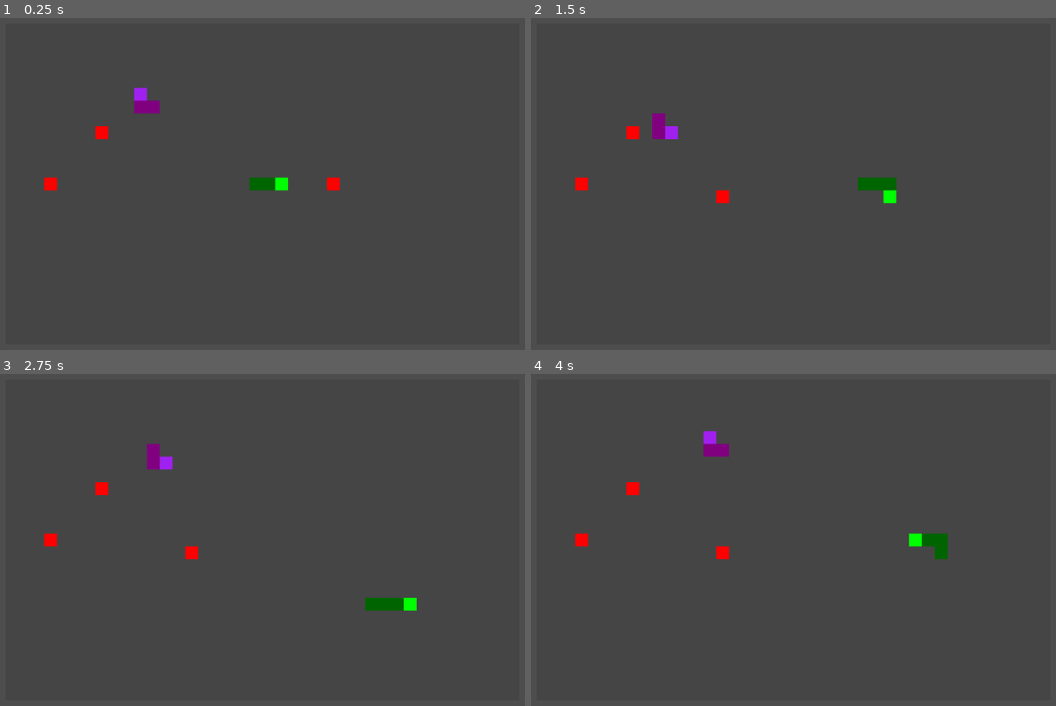
Above: before the commit, frames 1-4 (two rows, left to right).
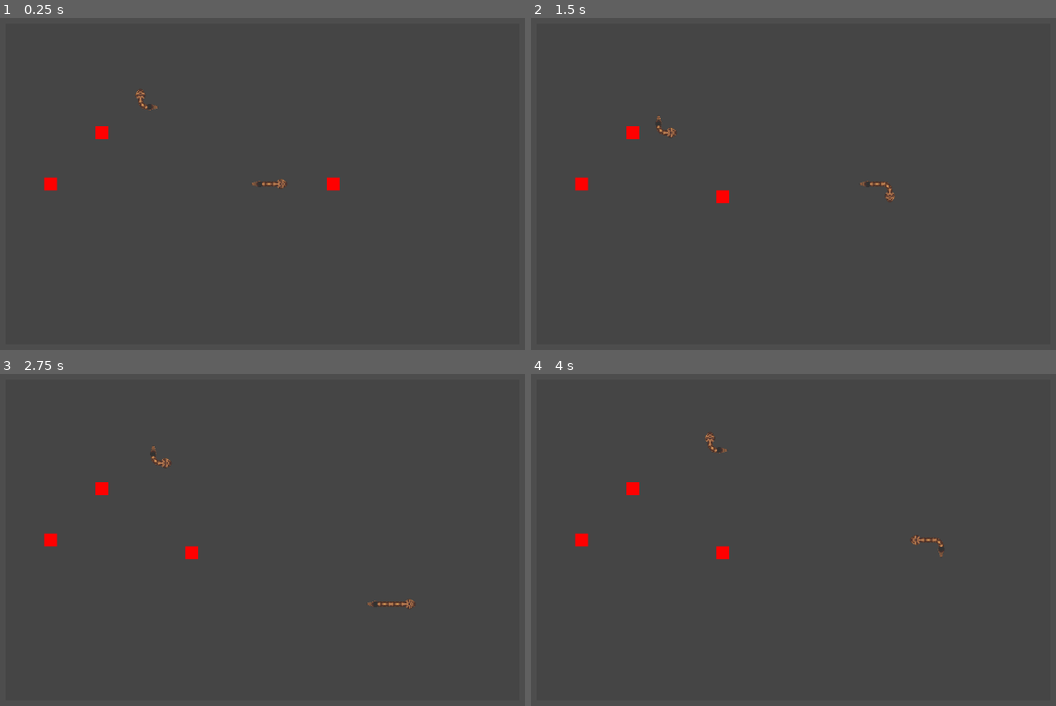
Above: after the commit, the same moments.

Repository: DvirKomlosh/snake
Game: Godot game, scene res://scenes/MainGame.tscn
The game is run twice, just before and just after one commit, with the same random seed, the same clock (stepped at 60 frames per second) and the same inputs.
Inputs:
- Up to frame 1 (0.25 s): no input
- Up to frame 2 (1.5 s): hold Right (ui_right) 0.53-1.28 s; hold Down (ui_down) from 1.28 s (still down)
- Up to frame 3 (2.75 s): release Down (ui_down) at 2.03 s; hold Right (ui_right) from 2.03 s (still down)
- Up to frame 4 (4 s): release Right (ui_right) at 2.78 s; hold Up (ui_up) 2.78-3.53 s; hold Left (ui_left) from 3.53 s (still down)

The runs differ from the first frame. In frame 1, 0.6% of the frame differs, in the area x 25-55%, y 20-53%; in frame 2, 0.7%; in frame 3, 0.7%; in frame 4, 0.7%, in the area x 32-80%, y 16-56%.

Commit message:
Basic snake images

Diff:
--- a/snake/scripts/Snake.gd
+++ b/snake/scripts/Snake.gd
@@ -19,9 +19,10 @@
 var head_color: Color = Color.DARK_GREEN
 var body_color: Color = Color.GREEN
 
+var should_grow: bool = false
 
 # Visual representation
-var body_sprites: Array[ColorRect] = []
+var body_sprites: Array[TextureRect] = []
 
 # Node references
 @onready var body_node: Node2D = $Body
@@ -32,24 +33,12 @@
 func _ready() -> void:
 	var center: Vector2i = Vector2i(GRID_SIZE_X / 2, GRID_SIZE_Y / 2)
 	set_body_positions(center, current_direction)
-	_create_visual_segments()
+	_update_visual_segments()
 
 func set_body_positions(new_head_position: Vector2i, direction: Vector2i) -> void:
 	body_segments = [new_head_position, new_head_position - direction, new_head_position - direction * 2]
 	head_position = body_segments[0]
 	tail_position = body_segments[-1]
-
-func _create_visual_segments() -> void:
-	for sprite in body_sprites:
-		sprite.queue_free()
-	body_sprites.clear()
-	for i in range(body_segments.size()):
-		var segment: ColorRect = ColorRect.new()
-		segment.size = Vector2(CELL_SIZE, CELL_SIZE)
-		segment.color = head_color if i == 0 else body_color
-		segment.position = Vector2(body_segments[i].x * CELL_SIZE, body_segments[i].y * CELL_SIZE)
-		body_node.add_child(segment)
-		body_sprites.append(segment)
 
 func next_move() -> Vector2i:
 	# If we have a buffered move, use it
@@ -70,7 +59,9 @@
 		return false
 
 	body_segments.push_front(new_head)
-	body_segments.pop_back()
+	if not should_grow:
+		body_segments.pop_back()
+	should_grow = false
 	head_position = body_segments[0]
 	tail_position = body_segments[-1]
 	_update_visual_segments()
@@ -78,11 +69,7 @@
 	return true
 
 func grow() -> void:
-	# Add a new segment at the current tail position
-	body_segments.append(tail_position)
-	# Update tail position to the new last segment
-	tail_position = body_segments[-1]
-	_update_visual_segments()
+	should_grow = true
 	snake_grew.emit()
 
 func _is_valid_direction_change(current: Vector2i, next: Vector2i) -> bool:
@@ -97,19 +84,55 @@
 			return true
 	return false
 
+func _relative_direction(a: Vector2i, b:Vector2i) -> int:
+	# returns where b is in relation to a
+	# where 0 degrees means b is above a
+	match b - a:
+		Vector2i(0, -1):
+			return 0
+		Vector2i(1, 0):
+			return 90
+		Vector2i(0, 1):
+			return 180
+		Vector2i(-1, 0):
+			return 270
+	push_error("These two blocks aren't next to each other!")
+	assert(false)
+	return -1
+
 func _update_visual_segments() -> void:
 	# Clear all existing sprites
 	for sprite in body_sprites:
+		#print(sprite)
 		sprite.queue_free()
 	body_sprites.clear()
 
 	# Create new sprites for each segment
 	for i in range(body_segments.size()):
-		var segment: ColorRect = ColorRect.new()
+		var segment: TextureRect = TextureRect.new()
+		if i == 0:
+			segment.texture = preload("res://assets/snake_head.png")
+			segment.rotation_degrees = _relative_direction(body_segments[1], body_segments[0])
+		elif i == body_segments.size() - 1:
+			segment.texture = preload("res://assets/snake_tail.png")
+			segment.rotation_degrees = _relative_direction(body_segments[i], body_segments[i-1])
+		else:
+			var forward_direction = _relative_direction(body_segments[i],body_segments[i - 1])
+			var backward_direction = _relative_direction(body_segments[i + 1], body_segments[i])
+			if forward_direction == backward_direction:
+				segment.texture = preload("res://assets/snake_body.png")
+				segment.rotation_degrees = forward_direction
+			else:
+				segment.texture = preload("res://assets/turning_body.png")
+				segment.rotation_degrees = backward_direction
+				if (forward_direction - backward_direction + 360) % 360 == 270:
+					segment.flip_h = true
+		segment.pivot_offset = Vector2(CELL_SIZE / 2, CELL_SIZE / 2)
+		body_node.add_child(segment)
+		segment.stretch_mode = TextureRect.STRETCH_SCALE
+		segment.set_expand_mode(TextureRect.EXPAND_IGNORE_SIZE)
 		segment.size = Vector2(CELL_SIZE, CELL_SIZE)
-		segment.color = body_color if i == 0 else head_color
 		segment.position = Vector2(body_segments[i].x * CELL_SIZE, body_segments[i].y * CELL_SIZE)
-		body_node.add_child(segment)
 		body_sprites.append(segment)
 
 func get_head_position() -> Vector2i:
Not shown, added: snake/assets/snake_body.png.import
Not shown, added: snake/assets/snake_head.png.import
Not shown, added: snake/assets/snake_tail.png.import
Not shown, added: snake/assets/turning_body.png.import
